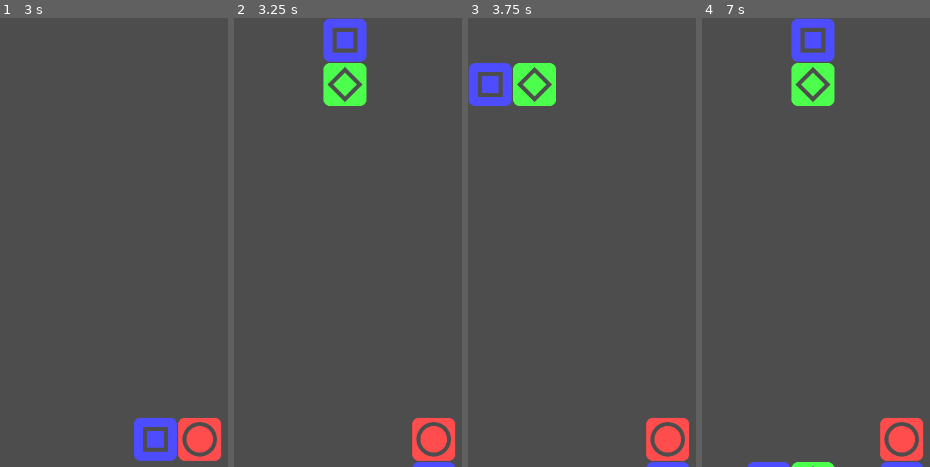
Above: before the commit, frames 1-4 (left to right).
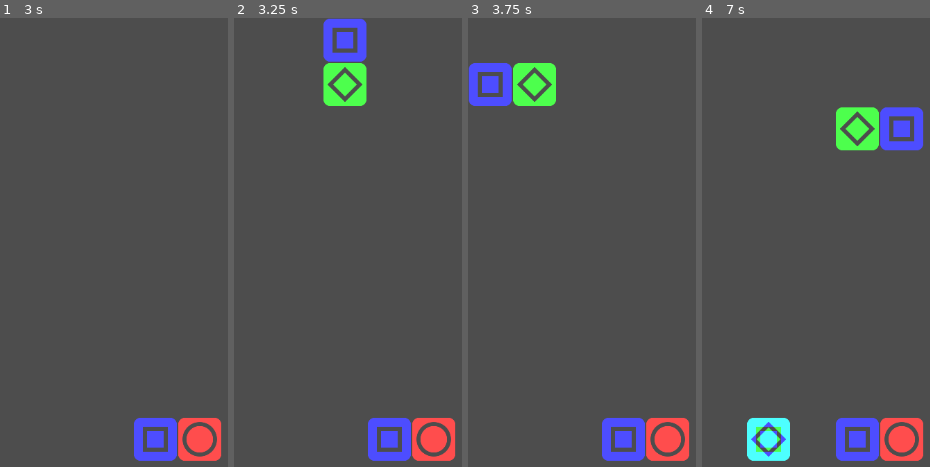
Above: after the commit, the same moments.

Repository: liabilityluke/FBGJ2025
Game: Godot game, scene res://endless.tscn
The game is run twice, just before and just after one commit, with the same random seed, the same clock (stepped at 60 frames per second) and the same inputs. The project has no main scene, so this scene is started directly.
Inputs:
- Up to frame 1 (3 s): tap Enter (ui_accept) at 0.5, 0.77, 1.25, 1.52, 2.75 s; hold Right (ui_right) 0.53-1.28 s; hold Down (ui_down) 1.28-2.03 s; hold Right (ui_right) from 2.03 s (still down)
- Up to frame 2 (3.25 s): keep holding Right (ui_right); tap Enter (ui_accept) at 3.02 s
- Up to frame 3 (3.75 s): tap Enter (ui_accept) at 3.5 s; release Right (ui_right) at 3.53 s; hold Left (ui_left) from 3.53 s (still down)
- Up to frame 4 (7 s): tap Enter (ui_accept) at 3.77, 4.52, 5, 6.02, 6.5, 6.77 s; release Left (ui_left) at 5.03 s; hold Down (ui_down) 5.03-5.78 s; hold Right (ui_right) from 5.78 s (still down)

Frame 1 is identical in both runs. In frame 2, 1.6% of the frame differs, in the area x 58-97%, y 89-100%; in frame 3, 1.6%; in frame 4, 9.9%, in the area x 19-98%, y 0-100%.

Commit message:
added combining and clearing

Diff:
--- a/endless.gd
+++ b/endless.gd
@@ -1,7 +1,7 @@
 extends Node2D
 
 @export var board_width := 6
-@export var board_height := 11
+@export var board_height := 10
 var cell_size := 64
 var board_start_position := Vector2i(0, 0)
 @export var spawn_location := Vector2i(2, 1)
@@ -144,7 +144,8 @@
 	stem_block = null
 
 	drop_blocks()
-
+	check_for_chain()
+	drop_blocks()
 	#var test_location : Vector2i
 	#test_location = dropping_seed_block.location + Vector2i(0, 1)
 	#while is_valid_move(test_location) :
@@ -166,8 +167,8 @@
 	pass
 
 func drop_blocks() :
-	for row in board_height :
-		for column in range(board_width - 1, -1, -1) :
+	for row in range(board_height - 1, -1, -1) :
+		for column in board_width :
 			var dropping_block = grid[column][row]
 			if dropping_block != null :
 				var test_location : Vector2i
@@ -178,6 +179,112 @@
 
 #return true if the chain is continuing
 func check_for_chain() -> bool :
+	#check for merging
+	for row in range(board_height - 1, -1, -1) :
+		for column in board_width :
+			var test_block = grid[column][row]
+			if row != 0 :
+				if test_block != null and grid[column][row - 1] != null :
+					var combining_color_num = grid[column][row - 1].color_num
+					var test_color_num = test_block.color_num
+					var combination_color := -1
+
+					match test_color_num :
+						0 : #red
+							match combining_color_num :
+								1 :
+									combination_color = 5
+								2 :
+									combination_color = 4
+								3 :
+									combination_color = 6
+						1 :  #green
+							match combining_color_num :
+								0 :
+									combination_color = 5
+								2 :
+									combination_color = 3
+								4 :
+									combination_color = 6
+						2 : #blue
+							match combining_color_num :
+								0 :
+									combination_color = 4
+								1 :
+									combination_color = 3
+								5 :
+									combination_color = 6
+						3 : #cyan
+							if combining_color_num == 0 :
+								combination_color = 6
+						4 : #magenta
+							if combining_color_num == 1 :
+								combination_color = 6
+						5 : #yellow
+							if combining_color_num == 2 :
+								combination_color = 6
+
+					#might have 0 null confusion if i misunderstand how this works
+					if combination_color != -1 :
+						grid[column][row - 1].queue_free()
+						grid[column][row - 1] = null
+						test_block.change_color(combination_color)
+
+	for row in range(board_height - 1, -1, -1) :
+		for column in board_width :
+			var test_block = grid[column][row]
+			if test_block != null :
+				var blocks_to_check := [test_block]
+				var color_num = test_block.color_num
+				for check_block in blocks_to_check :
+
+					#horizontal check :
+					var test_location = test_block.location + Vector2i(1, 0)
+					var horizontal_blocks := [check_block]
+					while true :
+						if test_location.x >= board_width :
+							break
+						if grid[test_location.x][test_location.y] == null :
+							break
+						if grid[test_location.x][test_location.y].color_num != color_num :
+							break
+						horizontal_blocks.append(grid[test_location.x][test_location.y])
+						print("found something horizontally!")
+						test_location += Vector2i(1, 0)
+
+					if horizontal_blocks.size() >= 3 :
+						for horizontal_block in horizontal_blocks :
+							if not horizontal_block in blocks_to_check :
+								blocks_to_check.append(horizontal_block)
+
+					#vertical check :
+					test_location = test_block.location + Vector2i(0, -1)
+					var vertical_blocks := [check_block]
+					while true :
+						if test_location.y < 0 :
+							break
+						if grid[test_location.x][test_location.y] == null :
+							break
+						if grid[test_location.x][test_location.y].color_num != color_num :
+							break
+						vertical_blocks.append(grid[test_location.x][test_location.y])
+						print("found something vertical!")
+						test_location += Vector2i(0, -1)
+					print("found")
+					if vertical_blocks.size() >= 3 :
+						for vertical_block in vertical_blocks :
+							if not vertical_block in blocks_to_check :
+								blocks_to_check.append(vertical_block)
+
+				if blocks_to_check.size() > 1 :
+					for popping_block in blocks_to_check :
+						popping_block.queue_free()
+						grid[popping_block.location.x][popping_block.location.y]
+
+
+
+
+
 	return false
 
 func spawn_blocks() -> void :
